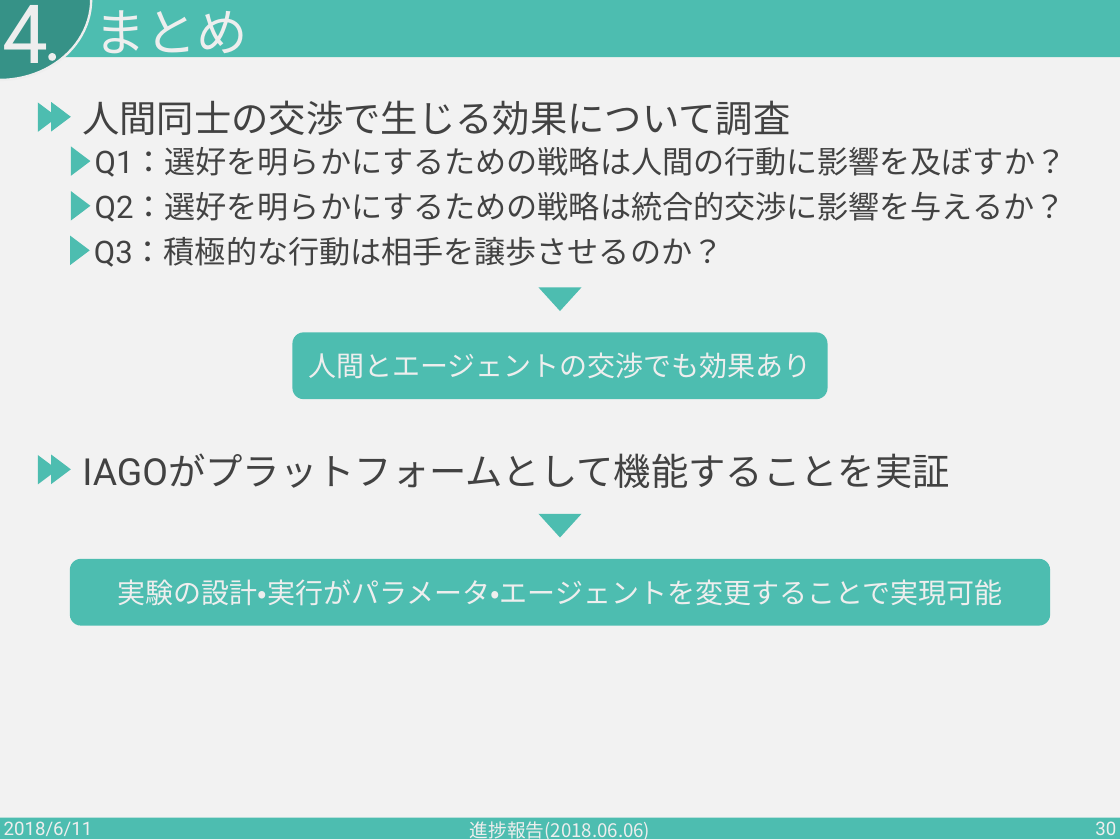
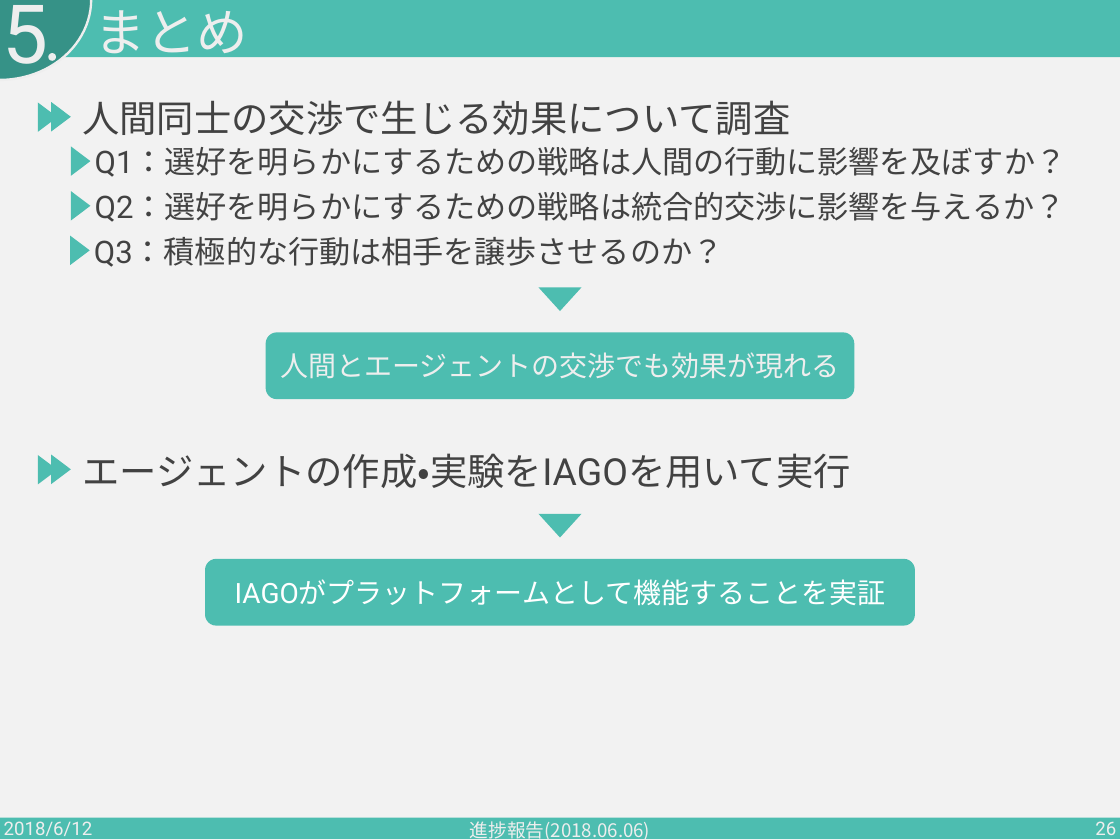
Before and after one commit to PajamaDrive/presentation, a slide deck: slide 26 of presentation_2nd.pptx (slide 30 before the commit). Drawn at 1120x840 pixels with LibreOffice and Linux fonts; fonts in the diff are those of the drawing. Boxes give left, top, right and bottom in pixels: in the first picture for what was removed or moved away, otherwise in the second. Text is boxed around its words. In the diff, an @@ line names an element or a change of style, - is before the commit and + after.

```diff
--- a/presentation_2nd.pptx
+++ b/presentation_2nd.pptx
@@ text at [2, 5, 48, 83]: text changed @@
-4
+5
@@ rounded rectangle "人間とエージェントの交渉でも効果が現れる": place and size @@
-rounded rectangle "人間とエージェントの交渉でも効果が現れる" at [292, 333, 828, 399]
+rounded rectangle "人間とエージェントの交渉でも効果が現れる" at [265, 333, 854, 399]
@@ text in rounded rectangle at [280, 352, 839, 379]: text changed @@
-人間とエージェントの交渉でも効果あり
+人間とエージェントの交渉でも効果が現れる
@@ text at [82, 453, 851, 488]: text changed @@
-IAGOがプラットフォームとして機能することを実証
+エージェントの作成・実験をIAGOを用いて実行
@@ rounded rectangle "IAGOがプラットフォームとして機能することを実証": place and size @@
-rounded rectangle "IAGOがプラットフォームとして機能することを実証" at [70, 559, 1051, 626]
+rounded rectangle "IAGOがプラットフォームとして機能することを実証" at [205, 559, 915, 626]
@@ text in rounded rectangle at [235, 579, 886, 606]: text changed; text colour #EEEEEE to #FFFFFF @@
-実験の設計・実行がパラメータ・エージェントを変更することで実現可能
+IAGOがプラットフォームとして機能することを実証
@@ text at [4, 821, 93, 840]: text changed @@
-2018/6/11
+2018/6/12
@@ page number at [1095, 821, 1116, 840]: text changed @@
-30
+26
```
Also in this commit, not shown: 32 other slides changed, 4 slides removed.
